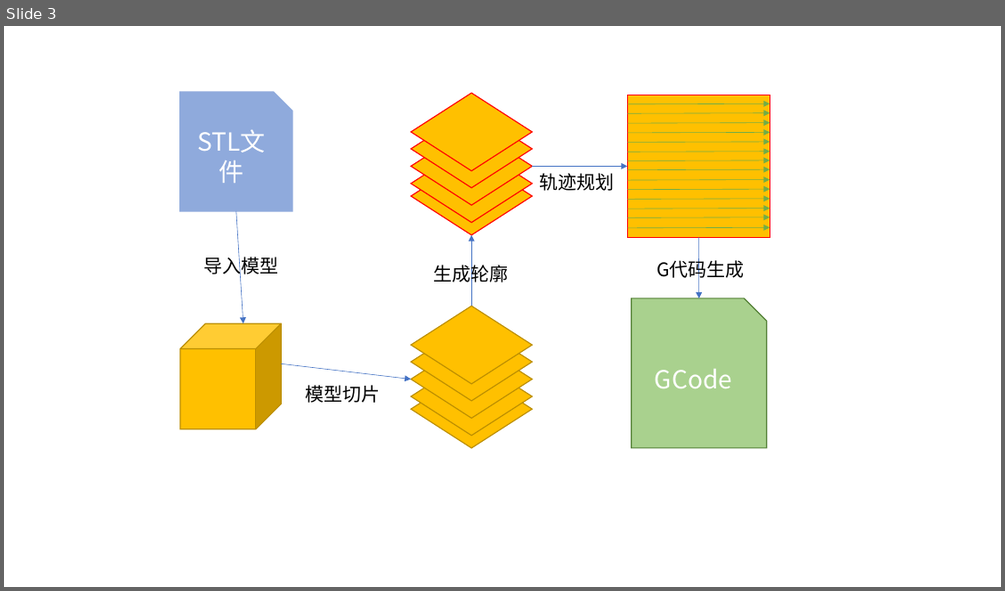
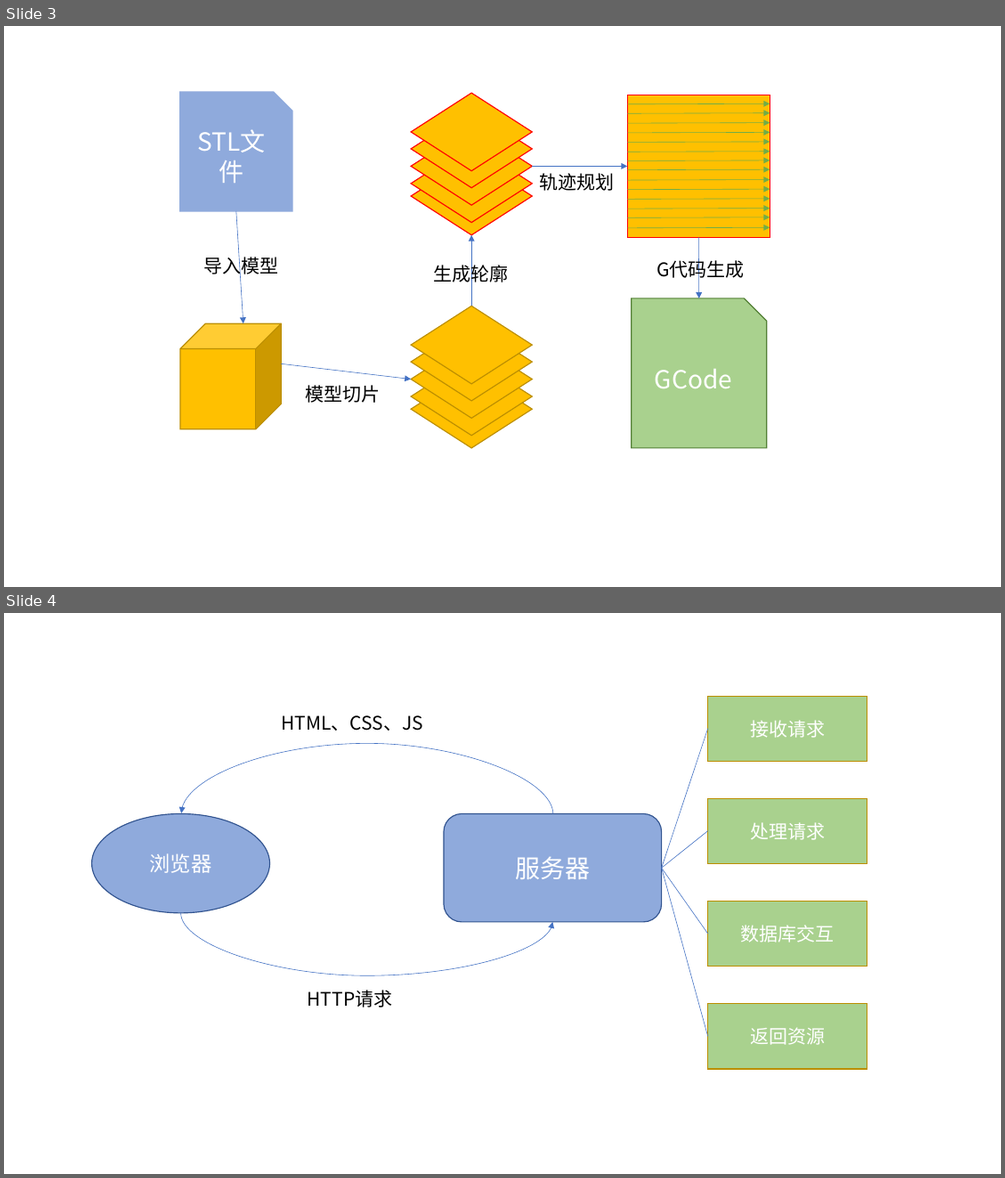
Before and after one commit to WutBottle/2021dissertation, a slide deck: 论文涉及图片.pptx. Shown one above the other, each under a label of ours: slide 3 before the commit, slides 3 and 4 after it. The pictures are 1005x591 and 1005x1178 pixels, drawn with LibreOffice and Linux fonts; fonts in the diff are those of the drawing. Boxes give left, top, right and bottom in pixels: in the first picture for what was removed or moved away, otherwise in the second. Text is boxed around its words. In the diff, an @@ line names an element or a change of style, - is before the commit and + after.

```diff
--- a/论文涉及图片.pptx
+++ b/论文涉及图片.pptx
@@ slide 4 added at [4, 613, 1001, 1174], background #FFFFFF @@
@@ text added at [282, 715, 424, 730], 18 pt, text #000000 @@
+HTML、CSS、JS
@@ rectangle added at [708, 696, 867, 761], fill #A9D18E, outline #BD8E00 1 pt, 18 pt, text #FFFFFF @@
+接收请求
@@ curved arrow added from (553, 814) to (181, 813), #4472C4 0.5 pt @@
@@ line added from (662, 868) to (708, 728), #4472C4 0.5 pt @@
@@ rectangle added at [708, 798, 867, 863], fill #A9D18E, outline #BD8E00 1 pt, 18 pt, text #FFFFFF @@
+处理请求
@@ ellipse added at [91, 813, 269, 913], fill #8FAADC, outline #325491 1 pt, 20 pt, text #FFFFFF @@
+浏览器
@@ rounded rectangle added at [444, 813, 662, 922], fill #8FAADC, outline #325491 1 pt, 24 pt, text #FFFFFF @@
+服务器
@@ line added from (662, 868) to (708, 831), #4472C4 0.5 pt @@
@@ line added from (662, 868) to (708, 933), #4472C4 0.5 pt @@
@@ line added from (662, 868) to (708, 1037), #4472C4 0.5 pt @@
@@ rectangle added at [708, 900, 867, 966], fill #A9D18E, outline #BD8E00 1 pt, 18 pt, text #FFFFFF @@
+数据库交互
@@ curved arrow added from (180, 913) to (553, 922), #4472C4 0.5 pt @@
@@ text added at [307, 989, 393, 1007], 18 pt, text #000000 @@
+HTTP请求
@@ rectangle added at [708, 1004, 867, 1070], fill #A9D18E, outline #BD8E00 1 pt, 18 pt, text #FFFFFF @@
+返回资源
```
Also in this commit, not shown: 1 other file.
